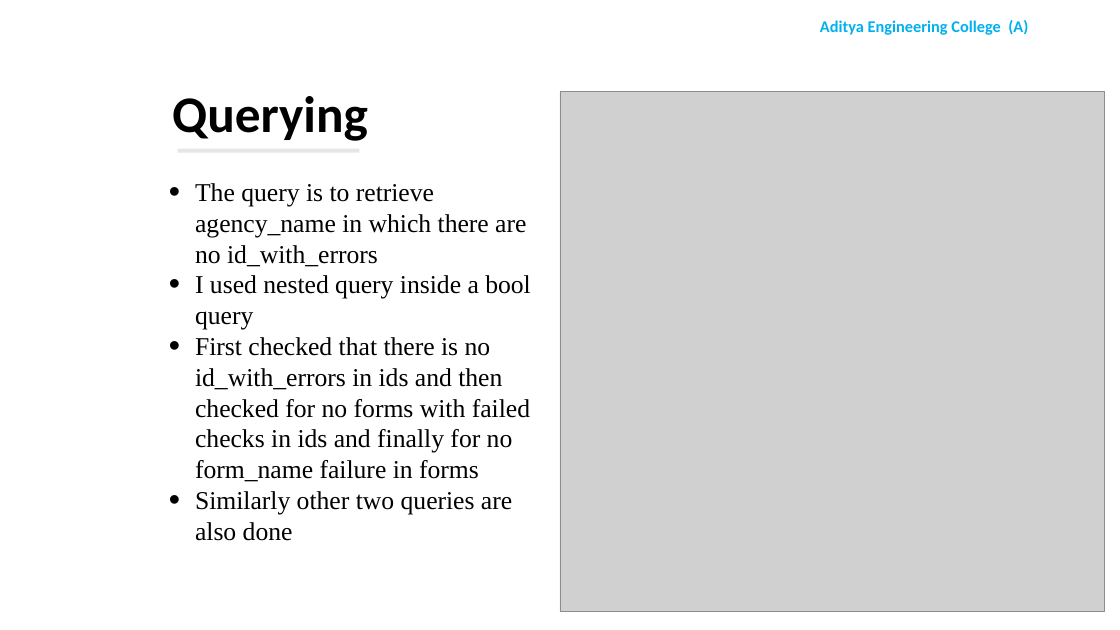
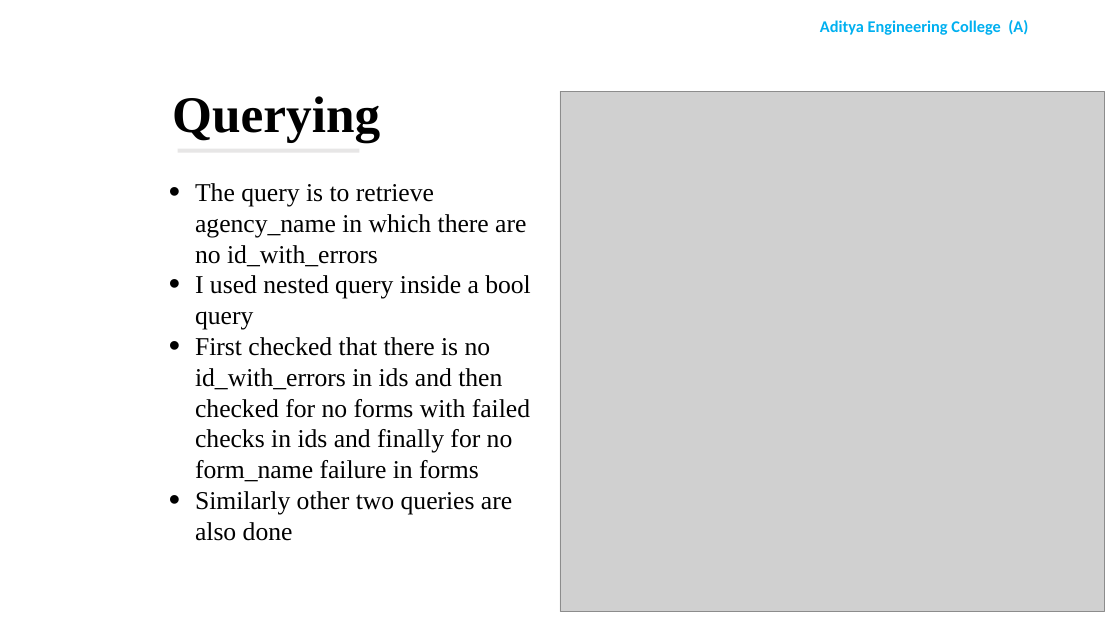
Before and after one commit to mehar-srinivas-chowdari/git-learning, a slide deck: slide 9 of college_internship_presentation.pptx. Drawn at 1120x630 pixels with LibreOffice and Linux fonts; fonts in the diff are those of the drawing; grey boxes stand for pictures; background and template pictures are left out. Boxes give left, top, right and bottom in pixels: in the first picture for what was removed or moved away, otherwise in the second. Text is boxed around its words. In the diff, an @@ line names an element or a change of style, - is before the commit and + after.

```diff
--- a/college_internship_presentation.pptx
+++ b/college_internship_presentation.pptx
@@ text "Querying" at (172, 96, 380, 143): font Calibri to Times New Roman @@
```
Also in this commit, not shown: 2 other slides changed.
